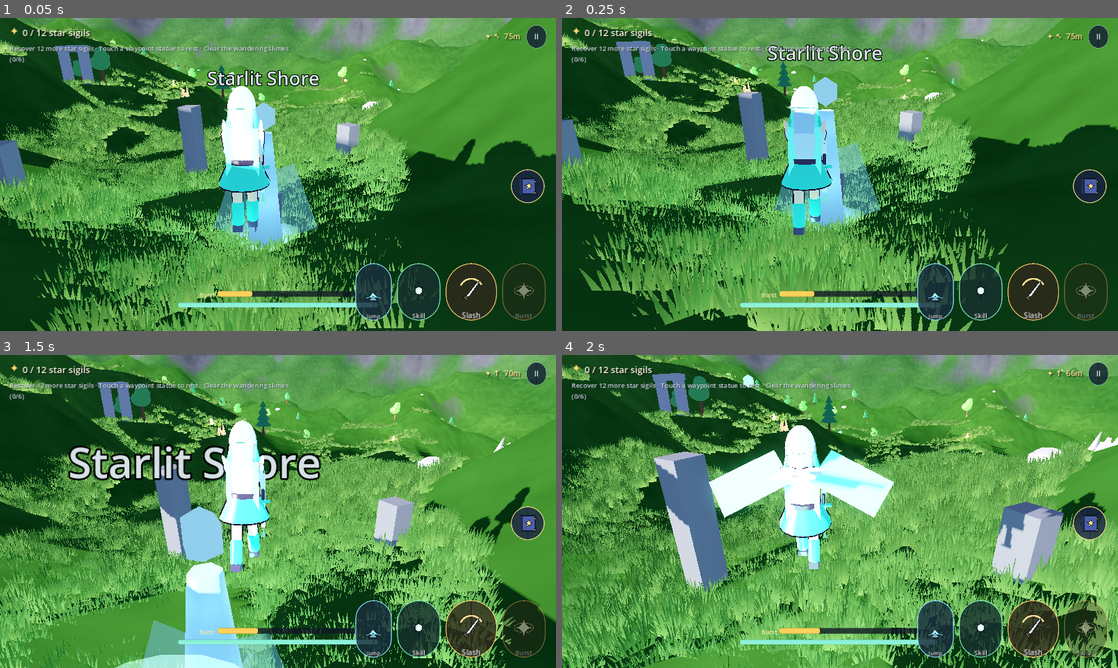
Above: before the commit, frames 1-4 (two rows, left to right).
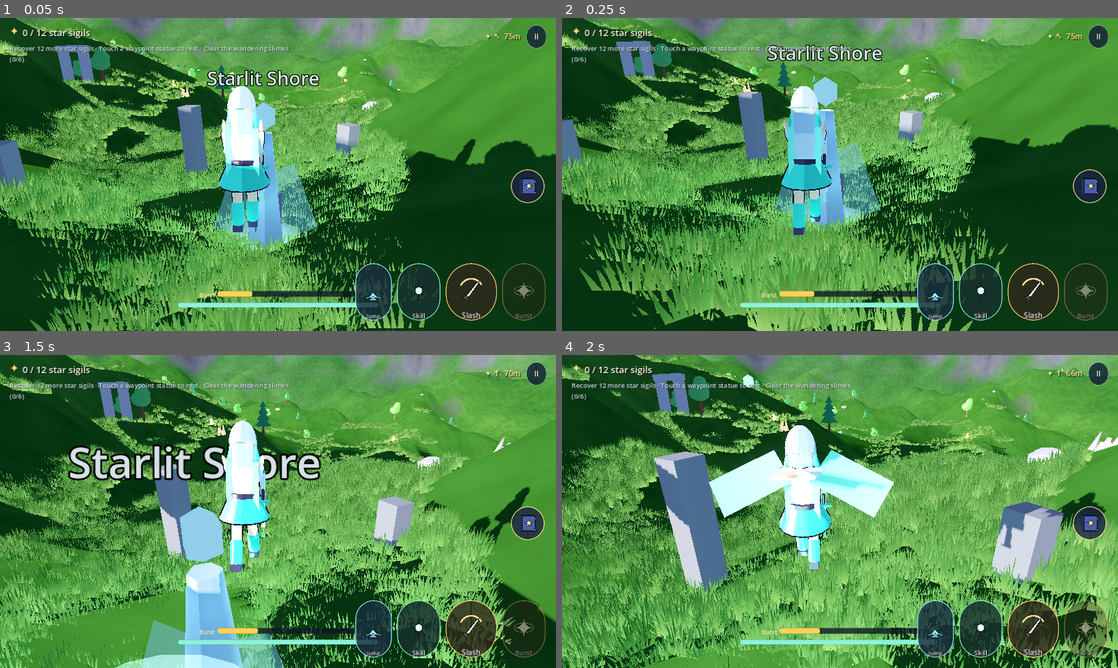
Above: after the commit, the same moments.

Repository: Endiq-jar/LastStar
Game: Godot game, scene res://scenes/world.tscn
The game is run twice, just before and just after one commit, with the same random seed, the same clock (stepped at 60 frames per second) and the same inputs.
Inputs (mouse positions are in pixels of both pictures, inside the frame that each line leads up to):
- Up to frame 1 (0.05 s): no input
- Up to frame 2 (0.25 s): no input
- Up to frame 3 (1.5 s): move the mouse to (305, 511) at 0.52 s; press the mouse at (305, 511) at 0.53 s; hold W (move_forward) from 0.53 s (still down); tap Space (jump) at 0.77, 1.07 s; move the mouse to (250, 511) at 1.27 s; release the mouse at (250, 511) at 1.28 s; tap Q (burst) at 1.35 s
- Up to frame 4 (2 s): keep holding W (move_forward); tap Space (jump) at 1.52, 1.82 s

The runs differ from the first frame. In frame 1, 1.5% of the frame differs, in the area x 31-72%, y 14-74%; in frame 2, 1.4%; in frame 3, 2.4%, in the area x 33-94%, y 10-100%; in frame 4, 2.3%.

Commit message:
art: stop the characters blowing out to white
The toon shader's diffuse term was scaled at 0.60. Defining light() replaces Godot's
built-in lighting, but ALBEDO still contributes through ambient, so a 0.74-0.86
albedo under a 1.6-energy key pushed every pale surface through the tonemapper's
knee. That is why all three characters rendered as featureless white silhouettes
with their shading flattened out. Scaled to 0.34, which lands a 0.8 albedo near 0.85
in linear space - lit, but with the form still readable.

Big smooth forms also get a slight horizontal gradient so a hemisphere reads as a
shape rather than a disc; the hair in particular was an untextured dome.

Co-authored-by: arena-agent <297053741+arena-agent@users.noreply.github.com>

Diff:
--- a/shaders/anime_toon.gdshader
+++ b/shaders/anime_toon.gdshader
@@ -30,13 +30,20 @@
 
 void fragment() {
 	vec4 tex = texture(albedo_tex, UV);
-	ALBEDO = albedo_color.rgb * tex.rgb;
+	// A slight horizontal gradient across the model's local X gives big smooth
+	// forms (hair, hair cap, torso) a readable orientation. Without it a hemisphere
+	// lit by a single key is a featureless disc, which is what made the hair look
+	// like a white dome rather than hair.
+	float form = clamp((UV.x - 0.5) * 2.0, -1.0, 1.0);
+	vec3 base = albedo_color.rgb * tex.rgb;
+	base *= 1.0 + form * 0.10;
+	ALBEDO = base;
 	ROUGHNESS = 0.62;
 	METALLIC = 0.0;
 	SPECULAR = 0.28;
 	// A tiny lift keeps characters from reading as black silhouettes in shade,
 	// and doubles as the glow channel for elemental pieces.
-	EMISSION = emission_color.rgb * emission_boost + ALBEDO * 0.025;
+	EMISSION = emission_color.rgb * emission_boost + base * 0.02;
 }
 
 void light() {
@@ -46,7 +53,14 @@
 	float warm = smoothstep(0.45, 0.95, ndl);
 	vec3 shadowed = ATTENUATION * LIGHT_COLOR * albedo_color.rgb * shadow_tint.rgb;
 	vec3 lit_col = ATTENUATION * LIGHT_COLOR * albedo_color.rgb;
-	DIFFUSE_LIGHT += mix(shadowed, lit_col, lit) * (0.68 + warm * 0.30) * diffuse_energy * 0.60;
+	// 0.34, not 0.60. In Godot 4 defining light() replaces the built-in lighting
+	// term but ALBEDO still contributes through ambient; with a key at 1.6 energy
+	// the old factor pushed white cloth and pale hair straight through the
+	// tonemapper's knee and every character rendered as a featureless white
+	// silhouette. The value is chosen so a 0.8 albedo under a 1.6-energy key lands
+	// near 0.85 in linear space, which the filmic curve maps to a lit surface with
+	// its shading intact.
+	DIFFUSE_LIGHT += mix(shadowed, lit_col, lit) * (0.68 + warm * 0.30) * diffuse_energy * 0.34;
 
 	// Anime specular band: a thin ring around the key direction.
 	float spec_ndl = smoothstep(1.0 - spec_size, 1.0 - spec_size * 0.35, ndl);
Binary file changed: docs/render_player.png
Binary file changed: docs/render_wide.png
Binary file changed: docs/render_world.png
